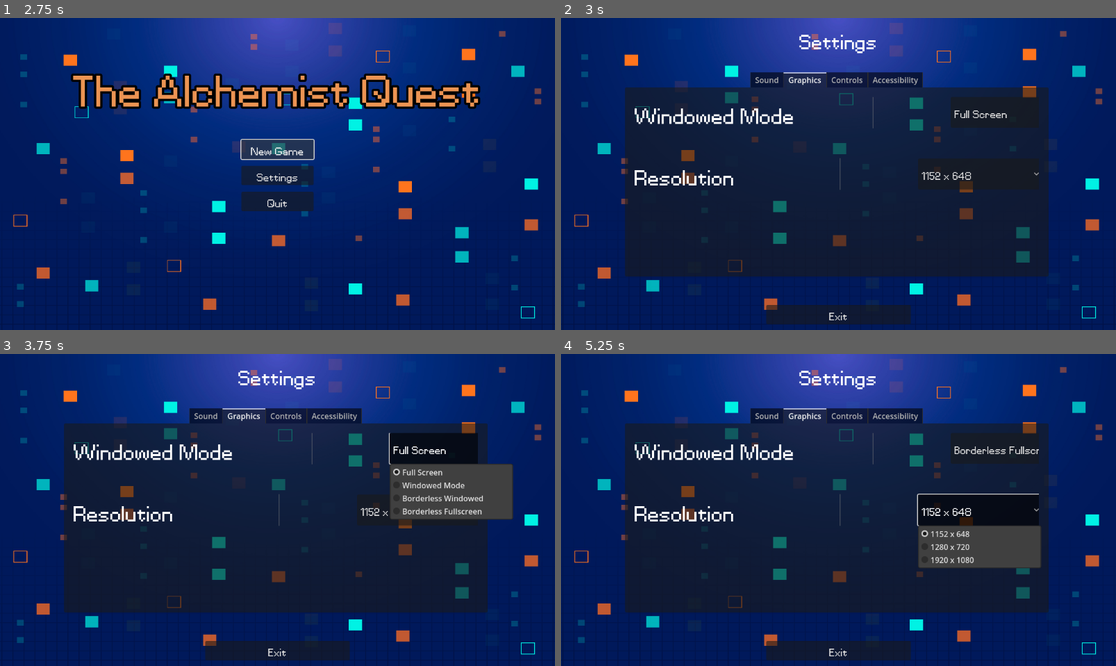
Above: before the commit, frames 1-4 (two rows, left to right).
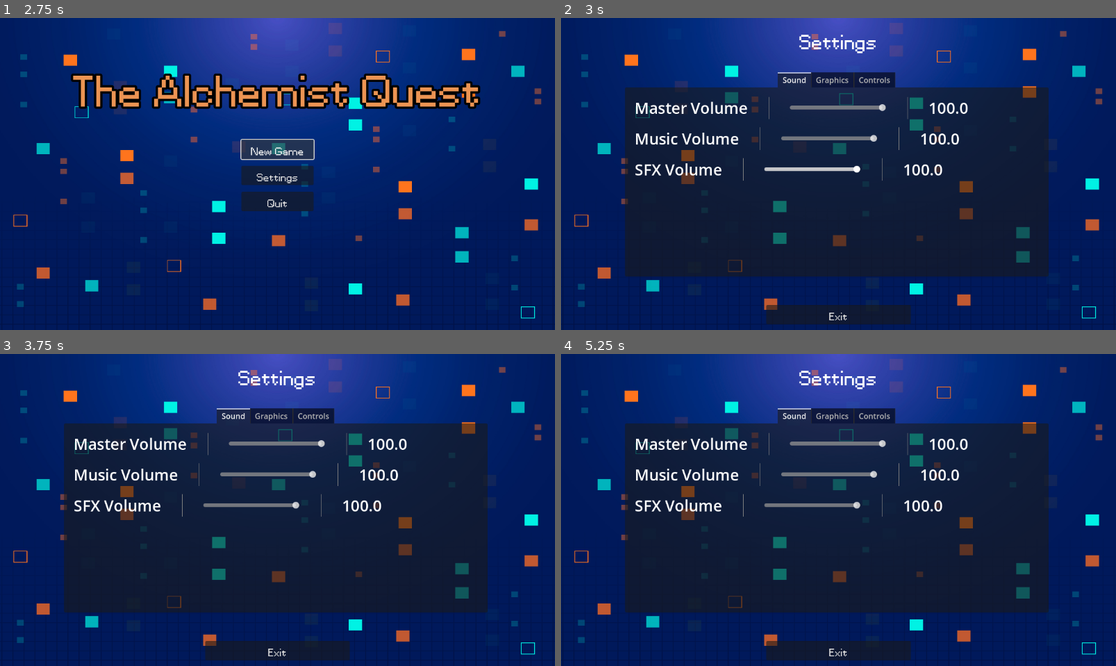
Above: after the commit, the same moments.

Repository: Wonderboi693/Wonderboi693
Game: Godot game, scene res://main_menu/main_menu.tscn
The game is run twice, just before and just after one commit, with the same random seed, the same clock (stepped at 60 frames per second) and the same inputs.
Inputs (mouse positions are in pixels of both pictures, inside the frame that each line leads up to):
- Up to frame 1 (2.75 s): click "New Game" at 0.5 s; click "New Game" at 1.25 s; click "New Game" at 2 s
- Up to frame 2 (3 s): click "Settings" at 2.75 s
- Up to frame 3 (3.75 s): click (449, 447) at 3.5 s, where only the run before the commit has a clickable "Full Screen"
- Up to frame 4 (5.25 s): click (977, 510) at 4.25 s, where only the run before the commit has a clickable "1152 x 648"; click (977, 510) at 5 s, where only the run before the commit has a clickable "1152 x 648"

Frame 1 is identical in both runs. In frame 2, 4.0% of the frame differs, in the area x 13-87%, y 17-56%; in frame 3, 9.3%, in the area x 13-93%, y 17-56%; in frame 4, 9.1%.

Commit message:
Add files via upload

Diff:
--- /dev/null
+++ b/alchemistquest/default_bus_layout.tres
@@ -0,0 +1,15 @@
+[gd_resource type="AudioBusLayout" format=3 uid="uid://cllb6ksir6217"]
+
+[resource]
+bus/1/name = &"Music"
+bus/1/solo = false
+bus/1/mute = false
+bus/1/bypass_fx = false
+bus/1/volume_db = 0.0
+bus/1/send = &"Master"
+bus/2/name = &"SFX"
+bus/2/solo = false
+bus/2/mute = false
+bus/2/bypass_fx = false
+bus/2/volume_db = 0.0
+bus/2/send = &"Master"
--- a/alchemistquest/main_menu/main_menu.tscn
+++ b/alchemistquest/main_menu/main_menu.tscn
@@ -1,9 +1,10 @@
-[gd_scene load_steps=5 format=3 uid="uid://bcu870nfl2jup"]
+[gd_scene load_steps=6 format=3 uid="uid://bcu870nfl2jup"]
 
 [ext_resource type="Script" uid="uid://b4trmm076ekhs" path="res://main_menu/main_menu.gd" id="1_3shxk"]
 [ext_resource type="Texture2D" uid="uid://ykh3k41rnwy8" path="res://assets/background/3179878.jpg" id="1_d3a7t"]
 [ext_resource type="FontFile" uid="uid://knq6w7rspvs8" path="res://assets/fonts/FVF Fernando 08.ttf" id="2_3shxk"]
 [ext_resource type="PackedScene" uid="uid://cmb32k6k2euk7" path="res://main_menu/options_menu.tscn" id="4_bws42"]
+[ext_resource type="AudioStream" uid="uid://bafn6f6c78phe" path="res://assets/audio/BGM_1.mp3" id="5_3f7m4"]
 
 [node name="Main_Menu" type="Control"]
 layout_mode = 3
@@ -94,3 +95,8 @@
 [node name="Options_Menu" parent="." instance=ExtResource("4_bws42")]
 visible = false
 layout_mode = 1
+
+[node name="AudioStreamPlayer" type="AudioStreamPlayer" parent="."]
+stream = ExtResource("5_3f7m4")
+volume_db = -6.969
+autoplay = true
--- /dev/null
+++ b/alchemistquest/option/audio_slider_settings.gd
@@ -0,0 +1,33 @@
+extends Control
+
+
+@onready var audio_name_label: Label = $HBoxContainer/Audio_NameLabel
+@onready var audio_num_label: Label = $HBoxContainer/Audio_NumLabel
+@onready var h_slider: HSlider = $HBoxContainer/HSlider
+
+@export_enum("Master", "Music", "SFX") var bus_name : String
+
+var bus_index : int = 0
+
+func _ready() -> void:
+	h_slider.value_changed.connect(on_value_changed)
+	get_bus_name_by_index()
+	set_name_label_text()
+	set_slider_value()
+
+func set_name_label_text() -> void:
+	audio_name_label.text = str(bus_name) + " Volume"
+
+func set_audio_num_label_text() -> void:
+	audio_num_label.text = str(h_slider.value * 100)
+
+func get_bus_name_by_index() -> void:
+	bus_index = AudioServer.get_bus_index(bus_name)
+
+func set_slider_value() -> void:
+	h_slider.value = db_to_linear(AudioServer.get_bus_volume_db(bus_index))
+	set_audio_num_label_text()
+
+func on_value_changed(value : float) -> void:
+	AudioServer.set_bus_volume_db(bus_index, linear_to_db(value))
+	set_audio_num_label_text()
--- /dev/null
+++ b/alchemistquest/option/audio_slider_settings.tscn
@@ -0,0 +1,43 @@
+[gd_scene load_steps=2 format=3 uid="uid://b76rhgui36n5t"]
+
+[ext_resource type="Script" uid="uid://ohgamh043t3u" path="res://option/audio_slider_settings.gd" id="1_lhp2g"]
+
+[node name="Audio_Slider_Settings" type="Control"]
+layout_mode = 3
+anchors_preset = 15
+anchor_right = 1.0
+anchor_bottom = 1.0
+grow_horizontal = 2
+grow_vertical = 2
+script = ExtResource("1_lhp2g")
+bus_name = "SFX"
+
+[node name="HBoxContainer" type="HBoxContainer" parent="."]
+layout_mode = 0
+offset_right = 40.0
+offset_bottom = 40.0
+theme_override_constants/separation = 42
+
+[node name="Audio_NameLabel" type="Label" parent="HBoxContainer"]
+layout_mode = 2
+theme_override_font_sizes/font_size = 32
+text = "Master Volume"
+
+[node name="VSeparator" type="VSeparator" parent="HBoxContainer"]
+layout_mode = 2
+
+[node name="HSlider" type="HSlider" parent="HBoxContainer"]
+custom_minimum_size = Vector2(200, 32)
+layout_mode = 2
+size_flags_vertical = 1
+max_value = 1.0
+step = 0.001
+
+[node name="VSeparator2" type="VSeparator" parent="HBoxContainer"]
+layout_mode = 2
+
+[node name="Audio_NumLabel" type="Label" parent="HBoxContainer"]
+custom_minimum_size = Vector2(300, 0)
+layout_mode = 2
+theme_override_font_sizes/font_size = 32
+text = "100"
--- a/alchemistquest/option/resolution_mode_button.tscn
+++ b/alchemistquest/option/resolution_mode_button.tscn
@@ -7,6 +7,10 @@
 [node name="Resolution_Mode_Button" instance=ExtResource("1_48gvt")]
 script = ExtResource("2_r5t1g")
 
+[node name="HBoxContainer" parent="." index="0"]
+offset_right = 844.0
+offset_bottom = 64.0
+
 [node name="Label" parent="HBoxContainer" index="0"]
 theme_override_fonts/font = ExtResource("3_7hhje")
 text = "Resolution"
--- a/alchemistquest/option/settings_tab_container.tscn
+++ b/alchemistquest/option/settings_tab_container.tscn
@@ -1,6 +1,6 @@
 [gd_scene load_steps=6 format=3 uid="uid://bvvr3s0sb3vai"]
 
-[ext_resource type="FontFile" uid="uid://knq6w7rspvs8" path="res://assets/fonts/FVF Fernando 08.ttf" id="1_cxq8u"]
+[ext_resource type="PackedScene" uid="uid://b76rhgui36n5t" path="res://option/audio_slider_settings.tscn" id="1_2e2ho"]
 [ext_resource type="PackedScene" uid="uid://lhqtysh51o5w" path="res://option/hotkey_rebind_button.tscn" id="2_ktkx1"]
 [ext_resource type="PackedScene" uid="uid://cps4hl2pc7buv" path="res://option/windowed_mode_button.tscn" id="2_up7wt"]
 [ext_resource type="PackedScene" uid="uid://dccsg7pd8axxj" path="res://option/resolution_mode_button.tscn" id="3_2e2ho"]
@@ -27,10 +27,9 @@
 grow_horizontal = 2
 grow_vertical = 2
 tab_alignment = 1
-current_tab = 1
+current_tab = 0
 
 [node name="Sound" type="TabBar" parent="TabContainer"]
-visible = false
 layout_mode = 2
 metadata/_tab_index = 0
 
@@ -41,38 +40,30 @@
 anchor_bottom = 1.0
 grow_horizontal = 2
 grow_vertical = 2
+theme_override_constants/margin_left = 20
+theme_override_constants/margin_top = 20
 
-[node name="VBoxContainer" type="VBoxContainer" parent="TabContainer/Sound/MarginContainer"]
+[node name="ScrollContainer" type="ScrollContainer" parent="TabContainer/Sound/MarginContainer"]
+layout_mode = 2
+
+[node name="VBoxContainer" type="VBoxContainer" parent="TabContainer/Sound/MarginContainer/ScrollContainer"]
 layout_mode = 2
 theme_override_constants/separation = 64
 alignment = 1
 
-[node name="Sound1" type="Label" parent="TabContainer/Sound/MarginContainer/VBoxContainer"]
+[node name="Audio_Slider_Settings" parent="TabContainer/Sound/MarginContainer/ScrollContainer/VBoxContainer" instance=ExtResource("1_2e2ho")]
 layout_mode = 2
-theme_override_fonts/font = ExtResource("1_cxq8u")
-text = "Sound1"
+bus_name = "Master"
 
-[node name="Sound2" type="Label" parent="TabContainer/Sound/MarginContainer/VBoxContainer"]
+[node name="Audio_Slider_Settings2" parent="TabContainer/Sound/MarginContainer/ScrollContainer/VBoxContainer" instance=ExtResource("1_2e2ho")]
 layout_mode = 2
-theme_override_fonts/font = ExtResource("1_cxq8u")
-text = "Sound2"
+bus_name = "Music"
 
-[node name="Sound3" type="Label" parent="TabContainer/Sound/MarginContainer/VBoxContainer"]
+[node name="Audio_Slider_Settings3" parent="TabContainer/Sound/MarginContainer/ScrollContainer/VBoxContainer" instance=ExtResource("1_2e2ho")]
 layout_mode = 2
-theme_override_fonts/font = ExtResource("1_cxq8u")
-text = "Sound3"
-
-[node name="Sound4" type="Label" parent="TabContainer/Sound/MarginContainer/VBoxContainer"]
-layout_mode = 2
-theme_override_fonts/font = ExtResource("1_cxq8u")
-text = "Sound4"
-
-[node name="Sound5" type="Label" parent="TabContainer/Sound/MarginContainer/VBoxContainer"]
-layout_mode = 2
-theme_override_fonts/font = ExtResource("1_cxq8u")
-text = "Sound5"
 
 [node name="Graphics" type="TabBar" parent="TabContainer"]
+visible = false
 layout_mode = 2
 metadata/_tab_index = 1
 
@@ -145,41 +136,3 @@
 layout_mode = 2
 theme_override_constants/separation = 12
 theme_override_styles/separator = SubResource("StyleBoxEmpty_cxq8u")
-
-[node name="Accessibility" type="TabBar" parent="TabContainer"]
-visible = false
-layout_mode = 2
-metadata/_tab_index = 3
-
-[node name="MarginContainer" type="MarginContainer" parent="TabContainer/Accessibility"]
-layout_mode = 1
-anchors_preset = 15
-anchor_right = 1.0
-anchor_bottom = 1.0
-grow_horizontal = 2
-grow_vertical = 2
-
-[node name="VBoxContainer" type="VBoxContainer" parent="TabContainer/Accessibility/MarginContainer"]
-layout_mode = 2
-theme_override_constants/separation = 64
-alignment = 1
-
-[node name="Label" type="Label" parent="TabContainer/Accessibility/MarginContainer/VBoxContainer"]
-layout_mode = 2
-text = "qwe12334"
-
-[node name="Label2" type="Label" parent="TabContainer/Accessibility/MarginContainer/VBoxContainer"]
-layout_mode = 2
-text = "qwe12334"
-
-[node name="Label3" type="Label" parent="TabContainer/Accessibility/MarginContainer/VBoxContainer"]
-layout_mode = 2
-text = "qwe12334"
-
-[node name="Label4" type="Label" parent="TabContainer/Accessibility/MarginContainer/VBoxContainer"]
-layout_mode = 2
-text = "qwe12334"
-
-[node name="Label5" type="Label" parent="TabContainer/Accessibility/MarginContainer/VBoxContainer"]
-layout_mode = 2
-text = "qwe12334"
--- a/alchemistquest/project.godot
+++ b/alchemistquest/project.godot
@@ -15,10 +15,6 @@
 config/features=PackedStringArray("4.4", "Forward Plus")
 config/icon="res://icon.svg"
 
-[display]
-
-window/size/mode=3
-
 [global_group]
 
 hotkey_button=""
Not shown, added: alchemistquest/assets/audio/BGM_1.mp3.import
Not shown, added: alchemistquest/option/audio_slider_settings.gd.uid
Not shown, added: alchemistquest/assets/audio/BGM_1.mp3
